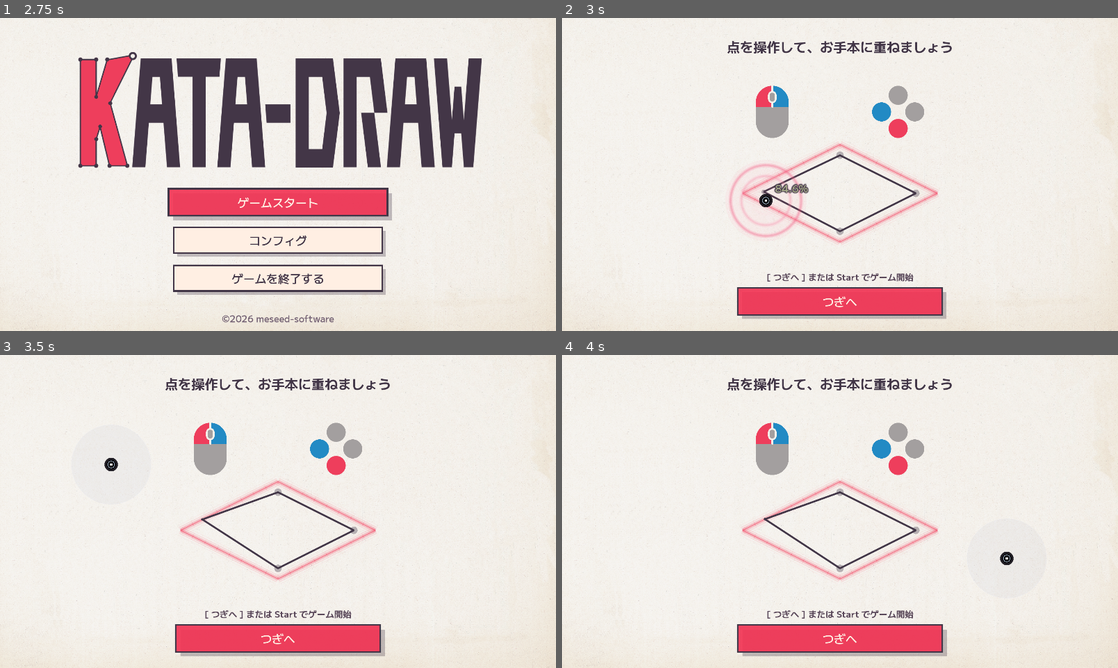
Above: before the commit, frames 1-4 (two rows, left to right).
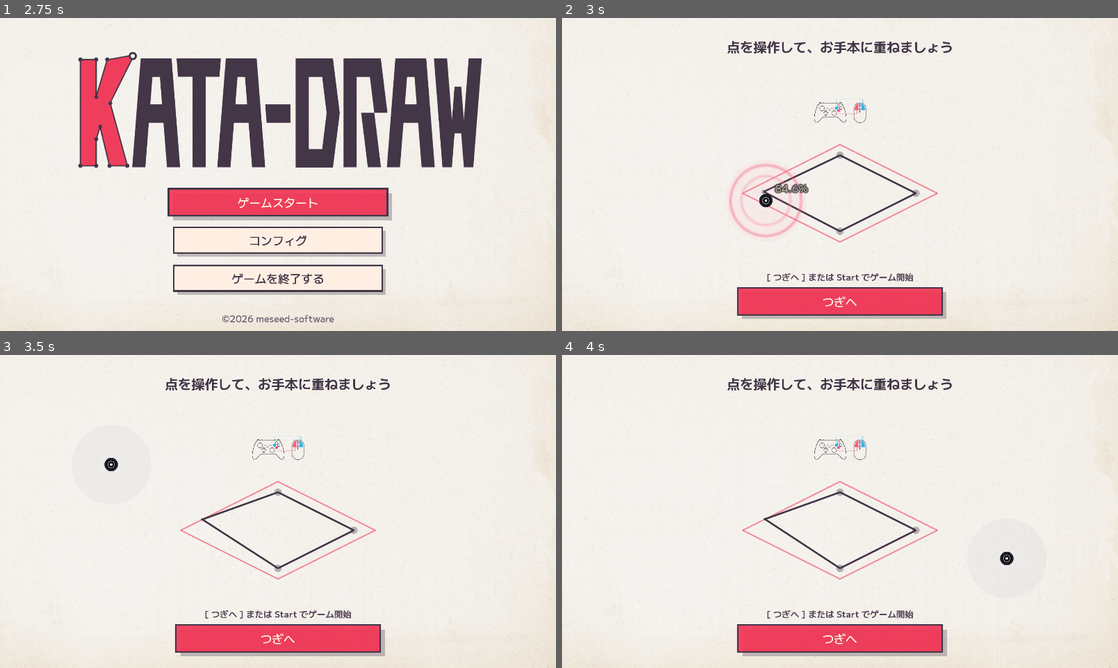
Above: after the commit, the same moments.

Repository: mogurer/Katadraw
Game: Godot game, scene res://scenes/game.tscn
Two runs of this game, one before a commit and one after it. Both use one fixed random seed, a clock stepped at 60 frames per second and the inputs below.
Inputs (mouse positions are in pixels of both pictures, inside the frame that each line leads up to):
- Up to frame 1 (2.75 s): tap Enter at 0.5, 0.6 s; move the mouse to (400, 158) at 0.52 s; hold Right 0.53-1.25 s; click (400, 158) at 0.67 s; tap Space at 0.77 s; drag from (166, 190) to (250, 237) at 1.27 s; move the mouse to (333, 105) at 2.02 s; hold Right from 2.03 s (still down); tap Z at 2.1 s; click (333, 105) at 2.17 s
- Up to frame 2 (3 s): release Right at 2.75 s; tap Space at 2.75 s; drag from (812, 237) to (673, 127) at 2.77 s
- Up to frame 3 (3.5 s): no input
- Up to frame 4 (4 s): move the mouse to (1006, 558) at 3.52 s; hold Left from 3.53 s (still down); tap Backspace at 3.6 s; click (1006, 558) at 3.67 s; tap Space at 3.77 s

Frame 1 is identical in both runs. In frame 2, 2.2% of the frame differs, in the area x 32-68%, y 21-73%; in frame 3, 2.3%; in frame 4, 2.3%.

Commit message:
BGMシームレス再生

Diff:
--- a/project.godot
+++ b/project.godot
@@ -18,6 +18,10 @@
 config/icon="res://assets/icons/icon.svg"
 config/windows_native_icon="res://assets/icons/kataicon256.ico"
 
+[autoload]
+
+BGMManager="*res://scripts/bgm/BGMManager.gd"
+
 [display]
 
 window/size/viewport_width=1920
--- /dev/null
+++ b/scripts/bgm/BGMManager.gd
@@ -0,0 +1,161 @@
+# BGMManager — AutoLoad singleton for BGM playback control.
+#
+# --- AutoLoad 登録手順 ---
+# 1. Godot エディタのメニューから Project > Project Settings を開く
+# 2. 「AutoLoad」タブを選択
+# 3. Path 欄に res://scripts/bgm/BGMManager.gd を入力
+# 4. Node Name 欄を「BGMManager」に設定
+# 5. 「Add」ボタンをクリック
+# 以後、どのシーン/スクリプトからも BGMManager.xxx() で呼び出せる。
+# -------------------------
+
+extends Node
+
+# ---------- Public state ----------
+
+## Current match accuracy, 0.0–1.0. Update via set_match_rate().
+var match_rate: float = 0.0
+
+# ---------- Private state ----------
+
+var _demo_reached: bool = false
+var _all_cleared: bool = false   # BGMSequencer 再実装
+var _no_input_time: float = 0.0  # BGMSequencer 再実装
+
+var _ingame_active: bool = false
+
+var _sequencer: BGMSequencer
+var _players: Array[AudioStreamPlayer] = []
+var _active_player: int = 0         # index of the currently playing player (0 or 1)
+var _streams: Dictionary = {}       # path → AudioStream, preloaded at startup
+
+var _muted: bool = false
+var _volume_offset_db: float = 0.0
+const _BASE_VOLUME_DB: float = -16.5
+
+
+func _ready() -> void:
+	_sequencer = BGMSequencer.new()
+	# BGMSequencer 再実装: PHASE_JOIN 遷移時に _ingame_active を true にする
+	_sequencer.join_started.connect(func(): _ingame_active = true)
+
+	# Preload all segment streams so _on_finished → play is essentially hitless.
+	for path: String in BGMSequencer.PATHS.values():
+		_streams[path] = load(path)
+
+	# Two AudioStreamPlayers used alternately for seamless segment chaining.
+	for i: int in 2:
+		var p := AudioStreamPlayer.new()
+		add_child(p)
+		p.finished.connect(_on_player_finished.bind(i))
+		_players.append(p)
+
+
+func _process(delta: float) -> void:
+	# BGMSequencer 再実装: タイトル中（_ingame_active == false）のみ no_input_time を加算
+	if not _ingame_active:
+		_no_input_time += delta
+
+
+# ---------- Public API ----------
+
+## Update match accuracy. Clamped to [0.0, 1.0].
+func set_match_rate(v: float) -> void:
+	match_rate = clampf(v, 0.0, 1.0)
+
+
+## Notify whether the demo screen has been reached.
+## Affects transitions out of PHASE_00 and PHASE_JOIN_LONG.
+func set_demo_reached(value: bool = true) -> void:
+	_demo_reached = value
+
+
+## Notify that all stages have been cleared.  # BGMSequencer 再実装
+func set_all_cleared(value: bool = true) -> void:
+	_all_cleared = value
+
+
+## Notify of user input on the title screen; resets the no_input_time counter.
+## BGMSequencer 再実装
+func notify_input() -> void:
+	_no_input_time = 0.0
+
+
+## Start playback from the very beginning of the title flow (KATADRAW_00).
+func play_title() -> void:
+	_stop_all()
+	_ingame_active = false
+	_active_player = 0
+	_play_on_active(_sequencer.start_title())
+
+
+## Start the ingame flow (plays KATADRAW_Join).
+## No-op when ingame is already active — prevents interrupting ongoing BGM.
+func play_ingame() -> void:
+	if _ingame_active:
+		return  # インゲーム進行中は割り込み禁止
+	_stop_all()
+	_active_player = 0
+	# start_ingame() emits join_started → lambda sets _ingame_active = true.
+	_play_on_active(_sequencer.start_ingame())
+
+
+## Stop all playback immediately.
+func stop() -> void:
+	_stop_all()
+	_ingame_active = false
+
+
+## Mute or unmute BGM (mirrors BGM_TEMPORARILY_SILENT in game.gd).
+func set_mute(muted: bool) -> void:
+	_muted = muted
+	_sync_volume()
+
+
+## Set volume offset in dB (derived from bgm_volume level in game.gd).
+func set_volume_db(offset_db: float) -> void:
+	_volume_offset_db = offset_db
+	_sync_volume()
+
+
+# ---------- Private helpers ----------
+
+func _on_player_finished(player_index: int) -> void:
+	# Ignore stale callbacks from the idle player.
+	if player_index != _active_player:
+		return
+
+	# BGMSequencer 再実装: 新しい引数セットで advance を呼ぶ
+	var next: String = _sequencer.advance(
+			match_rate,
+			_demo_reached,
+			_all_cleared,
+			_no_input_time)
+	if next.is_empty():
+		return
+
+	# Switch to the other player and start the next segment.
+	_active_player = 1 - _active_player
+	_play_on_active(next)
+
+
+func _play_on_active(path: String) -> void:
+	var stream: AudioStream = _streams.get(path)
+	if stream == null:
+		push_error("BGMManager: stream not found for path '%s'" % path)
+		return
+	var p := _players[_active_player]
+	p.stream = stream
+	p.volume_db = -80.0 if _muted else _BASE_VOLUME_DB + _volume_offset_db
+	p.play()
+
+
+func _stop_all() -> void:
+	for p: AudioStreamPlayer in _players:
+		p.stop()
+
+
+func _sync_volume() -> void:
+	var db: float = -80.0 if _muted else _BASE_VOLUME_DB + _volume_offset_db
+	for p: AudioStreamPlayer in _players:
+		p.volume_db = db
--- /dev/null
+++ b/scripts/bgm/BGMSequencer.gd
@@ -0,0 +1,136 @@
+class_name BGMSequencer
+extends RefCounted
+
+# BGMSequencer 再実装
+
+## Emitted whenever the BGM transitions to PHASE_JOIN.
+## BGMManager uses this to set _ingame_active = true.
+signal join_started
+
+const PATHS: Dictionary = {
+	"00":        "res://assets/sounds/KATADRAW_00.ogg",
+	"join":      "res://assets/sounds/KATADRAW_Join.ogg",
+	"join_long": "res://assets/sounds/KATADRAW_JoinLong.ogg",
+	"t_aaaa":    "res://assets/sounds/KATADRAW_TitleAAAA.ogg",
+	"t_aaaabb":  "res://assets/sounds/KATADRAW_TitleAAAABB.ogg",
+	"t_ab":      "res://assets/sounds/KATADRAW_TitleAB.ogg",
+	"t_bbbb":    "res://assets/sounds/KATADRAW_TitleBBBB.ogg",
+	"t_end":     "res://assets/sounds/KATADRAW_TitleEnd.ogg",
+}
+
+enum Phase {
+	PHASE_00,
+	PHASE_JOIN,
+	PHASE_JOIN_LONG,
+	PHASE_TITLE_AAAA,
+	PHASE_TITLE_AAAABB,
+	PHASE_TITLE_AB,
+	PHASE_TITLE_BBBB,
+	PHASE_TITLE_END,
+}
+
+var _phase: Phase = Phase.PHASE_00
+
+
+## Reset to the title flow start (KATADRAW_00).
+func start_title() -> String:
+	_phase = Phase.PHASE_00
+	return PATHS["00"]
+
+
+## Jump directly to PHASE_JOIN and emit join_started.
+func start_ingame() -> String:
+	return _transition(Phase.PHASE_JOIN)
+
+
+## Determine next segment from the current phase and game state.
+## Conditions within each phase are evaluated top to bottom.
+func advance(
+		match_rate: float,
+		demo_reached: bool,
+		all_cleared: bool,
+		no_input_time: float) -> String:
+
+	match _phase:
+		Phase.PHASE_00:
+			if no_input_time >= 10.0:
+				return _transition(Phase.PHASE_TITLE_AAAA)
+			elif not demo_reached:
+				return _transition(Phase.PHASE_TITLE_AAAABB)
+			else:
+				return _transition(Phase.PHASE_TITLE_AB)
+
+		Phase.PHASE_TITLE_END:
+			if not all_cleared:
+				return _transition(Phase.PHASE_JOIN)
+			else:
+				return _transition(Phase.PHASE_JOIN_LONG)
+
+		Phase.PHASE_TITLE_AB:
+			if not all_cleared:
+				return _transition(Phase.PHASE_JOIN)
+			else:
+				# all_cleared 時は TitleEnd を経由してから JoinLong へ
+				return _transition(Phase.PHASE_TITLE_END)
+
+		Phase.PHASE_JOIN:
+			if match_rate > 0.9:
+				return _transition(Phase.PHASE_TITLE_AB)
+			elif match_rate > 0.5:
+				return _transition(Phase.PHASE_TITLE_AAAABB)
+			else:
+				return _transition(Phase.PHASE_TITLE_AAAA)
+
+		Phase.PHASE_JOIN_LONG:
+			if no_input_time >= 10.0:
+				return _transition(Phase.PHASE_TITLE_AAAA)
+			elif not demo_reached:
+				return _transition(Phase.PHASE_TITLE_AAAABB)
+			else:
+				return _transition(Phase.PHASE_TITLE_AB)
+
+		Phase.PHASE_TITLE_AAAA:
+			if match_rate > 0.9:
+				return _transition(Phase.PHASE_TITLE_AB)
+			elif match_rate > 0.5:
+				return _transition(Phase.PHASE_TITLE_AAAABB)
+			else:
+				return _transition(Phase.PHASE_TITLE_AAAA)   # loop
+
+		Phase.PHASE_TITLE_AAAABB:
+			if match_rate > 0.9:
+				return _transition(Phase.PHASE_TITLE_END)
+			else:
+				return _transition(Phase.PHASE_TITLE_BBBB)
+
+		Phase.PHASE_TITLE_BBBB:
+			if match_rate > 0.9:
+				return _transition(Phase.PHASE_TITLE_END)
+			else:
+				return _transition(Phase.PHASE_TITLE_BBBB)   # loop
+
+	push_error("BGMSequencer: unhandled phase %d" % _phase)
+	return ""
+
+
+# --- Private helpers ---
+
+func _transition(new_phase: Phase) -> String:
+	_phase = new_phase
+	if new_phase == Phase.PHASE_JOIN:
+		join_started.emit()
+	return _phase_to_path(new_phase)
+
+
+func _phase_to_path(phase: Phase) -> String:
+	match phase:
+		Phase.PHASE_00:           return PATHS["00"]
+		Phase.PHASE_JOIN:         return PATHS["join"]
+		Phase.PHASE_JOIN_LONG:    return PATHS["join_long"]
+		Phase.PHASE_TITLE_AAAA:   return PATHS["t_aaaa"]
+		Phase.PHASE_TITLE_AAAABB: return PATHS["t_aaaabb"]
+		Phase.PHASE_TITLE_AB:     return PATHS["t_ab"]
+		Phase.PHASE_TITLE_BBBB:   return PATHS["t_bbbb"]
+		Phase.PHASE_TITLE_END:    return PATHS["t_end"]
+	push_error("BGMSequencer: unknown phase %d" % phase)
+	return ""
--- a/scripts/game.gd
+++ b/scripts/game.gd
@@ -23,7 +23,6 @@
 const IDEAL_CIRCLE_COLOR := Color(0.95, 0.19, 0.32, 0.55)
 const IDEAL_STAR_COLOR := Color(0.75, 0.15, 0.25, 0.60)
 const GUIDE_COLOR := Color(0.95, 0.19, 0.32, 0.75)
-const GUIDE_STAR_COLOR := Color(0.75, 0.15, 0.25, 0.75)
 const SELECT_RECT_COLOR := Color(0.95, 0.19, 0.32, 0.25)
 const SELECT_RECT_BORDER := Color(0.95, 0.19, 0.32, 0.60)
 const RULES_DEMO_POINTS := 4
@@ -455,11 +454,8 @@
 var title_start_time: float = 0.0
 
 # --- Audio ---
-# 一時: BGM を聞こえないようにする。通常に戻すときは false にして _apply_bgm_volume() の通常分岐を有効にする。
+# BGMManager に移行: 一時消音は BGMManager.set_mute() で対応
 const BGM_TEMPORARILY_SILENT := false
-var bgm_title: AudioStreamPlayer
-var bgm_game: AudioStreamPlayer
-var bgm_result: AudioStreamPlayer
 var sfx_count: AudioStreamPlayer
 var sfx_clear: AudioStreamPlayer
 var sfx_on: AudioStreamPlayer
@@ -679,30 +675,7 @@
 # =============================================================================
 
 func _setup_audio() -> void:
-	bgm_title = AudioStreamPlayer.new()
-	bgm_title.stream = _load_audio("res://assets/sounds/bgm_katadraw_main_theme.mp3")
-	bgm_title.volume_db = -22.5
-	bgm_title.autoplay = false
-	if bgm_title.stream is AudioStreamMP3:
-		bgm_title.stream.loop = true
-	add_child(bgm_title)
-
-	bgm_game = AudioStreamPlayer.new()
-	bgm_game.stream = _load_audio("res://assets/sounds/bgm_katadraw_playing01.mp3")
-	bgm_game.volume_db = -16.5
-	bgm_game.autoplay = false
-	if bgm_game.stream is AudioStreamMP3:
-		bgm_game.stream.loop = true
-	add_child(bgm_game)
-
-	bgm_result = AudioStreamPlayer.new()
-	bgm_result.stream = _load_audio("res://assets/sounds/bgm_katadraw_result.mp3")
-	bgm_result.volume_db = -16.5
-	bgm_result.autoplay = false
-	if bgm_result.stream is AudioStreamMP3:
-		bgm_result.stream.loop = true
-	add_child(bgm_result)
-
+	# BGMManager に移行: bgm_title / bgm_game / bgm_result は BGMManager が管理
 	sfx_count = AudioStreamPlayer.new()
 	sfx_count.stream = _load_audio("res://assets/sounds/se_count.wav")
 	sfx_count.volume_db = -14.5
@@ -772,18 +745,9 @@
 	_apply_se_volume()
 
 
-func _play_bgm(player: AudioStreamPlayer) -> void:
-	if player and player.stream and not player.playing:
-		player.play()
-
-func _stop_bgm(player: AudioStreamPlayer) -> void:
-	if player and player.playing:
-		player.stop()
-
-
-## タイトル画面では常にタイトルBGMを鳴らす。
+## タイトル画面では常にタイトルBGMを鳴らす。BGMManager に移行
 func _apply_title_bgm_for_debug_mode() -> void:
-	_play_bgm(bgm_title)
+	BGMManager.play_title()  # BGMManager に移行
 
 
 func _play_sfx(player: AudioStreamPlayer) -> void:
@@ -989,6 +953,7 @@
 func _calculate_metrics() -> void:
 	stage_manager.calculate_metrics(point_positions)
 	_sync_stage_vars()
+	BGMManager.set_match_rate(current_circularity / 100.0)  # BGMManager に移行
 
 
 func _point_accuracy_alpha(idx: int) -> float:
@@ -1024,6 +989,7 @@
 		ui_renderer.spawn_particles(current_centroid)
 		_play_sfx(sfx_clear)
 		_play_sfx(sfx_stageclear)
+		BGMManager.set_match_rate(1.0)  # BGMSequencer 再実装: クリアは match_rate 1.0 で表現
 
 
 func _force_clear_for_debug() -> void:
@@ -1039,6 +1005,7 @@
 	ui_renderer.spawn_particles(current_centroid)
 	_play_sfx(sfx_clear)
 	_play_sfx(sfx_stageclear)
+	BGMManager.set_match_rate(1.0)  # BGMSequencer 再実装: クリアは match_rate 1.0 で表現
 
 
 # =============================================================================
@@ -1328,6 +1295,7 @@
 		return
 
 	if game_state == "title":
+		BGMManager.notify_input()  # BGMSequencer 再実装: タイトル操作で no_input_time をリセット
 		if event is InputEventKey and event.pressed and not event.echo and event.keycode == KEY_F2 and _debug_tools_enabled():
 			_enter_stage_debug_screen()
 		elif event is InputEventKey and event.pressed and not event.echo and event.keycode == KEY_S and _debug_tools_enabled():
@@ -1404,7 +1372,7 @@
 				return
 			if _hit_results_button(event.position):
 				ui_renderer.set_btn_press_with_callback(tr("RESULT_BTN_NEXT"), func():
-					_stop_bgm(bgm_result)
+					BGMManager.stop()  # BGMManager に移行
 					_return_to_title_or_stage_debug_from_test()
 					queue_redraw()
 				)
@@ -1419,7 +1387,7 @@
 				_open_twitter_post()
 			else:
 				ui_renderer.set_btn_press_with_callback(tr("RESULT_BTN_NEXT"), func():
-					_stop_bgm(bgm_result)
+					BGMManager.stop()  # BGMManager に移行
 					_return_to_title_or_stage_debug_from_test()
 					queue_redraw()
 				)
@@ -1430,14 +1398,14 @@
 		if stage_session.debug_test_mode:
 			if is_confirm_key or is_confirm_pad:
 				ui_renderer.set_btn_press_with_callback(tr("BTN_NEXT"), func():
-					_stop_bgm(bgm_game)
+					BGMManager.stop()  # BGMManager に移行
 					_return_to_title_or_stage_debug_from_test()
 					queue_redraw()
 				, false)
 				queue_redraw()
 			elif is_confirm_click and _hit_cleared_button(event.position):
 				ui_renderer.set_btn_press_with_callback(tr("BTN_NEXT"), func():
-					_stop_bgm(bgm_game)
+					BGMManager.stop()  # BGMManager に移行
 					_return_to_title_or_stage_debug_from_test()
 					queue_redraw()
 				, false)
@@ -1854,17 +1822,9 @@
 
 
 func _apply_bgm_volume() -> void:
-	if BGM_TEMPORARILY_SILENT:
-		bgm_title.volume_db = -80.0
-		bgm_game.volume_db = -80.0
-		bgm_result.volume_db = -80.0
-		return
-	# レベル5を基準(0dB補正)とし、0=ミュート, 10=最大
-	# BGM基準音量: title=-22.5, game/result=-16.5
-	var offset_db: float = _volume_offset_db(bgm_volume)
-	bgm_title.volume_db = -16.5 + offset_db
-	bgm_game.volume_db = -16.5 + offset_db
-	bgm_result.volume_db = -16.5 + offset_db
+	# BGMManager に移行: 音量・ミュート設定を BGMManager に転送
+	BGMManager.set_mute(BGM_TEMPORARILY_SILENT)
+	BGMManager.set_volume_db(_volume_offset_db(bgm_volume))
 
 
 func _apply_se_volume() -> void:
@@ -1896,6 +1856,7 @@
 func _enter_rules() -> void:
 	game_state = "rules"
 	rules_focus_button = false
+	BGMManager.set_demo_reached()  # BGMManager に移行: デモ画面到達を通知
 	var vp: Vector2 = get_viewport_rect().size
 	rules_demo_center = Vector2(vp.x * 0.5, vp.y * RULES_DEMO_CENTER_Y_FRAC)
 	rules_demo_radius = minf(vp.x, vp.y) * 0.03
@@ -2282,7 +2243,7 @@
 				pause_active = false
 				pause_confirm_title = false
 				pause_retry_elapsed = -1.0
-				_stop_bgm(bgm_game)
+				BGMManager.stop()  # BGMManager に移行
 				_play_sfx(sfx_window_close)
 				_return_to_title_or_stage_debug_from_test()
 			else:  # いいえ
@@ -2308,7 +2269,7 @@
 func _start_game() -> void:
 	stage_session.clear_debug_test()
 	input_recorder = null
-	_stop_bgm(bgm_title)
+	BGMManager.stop()  # BGMManager に移行
 	stage_session.clear_results()
 	pause_retry_elapsed = -1.0
 	_start_stage(0)
@@ -2318,9 +2279,8 @@
 	if current_stage < GameConfig.get_max_stage_index():
 		_start_stage(current_stage + 1)
 	else:
-		_stop_bgm(bgm_game)
+		BGMManager.set_all_cleared()  # BGMSequencer 再実装: 全ステージクリアを通知
 		game_state = "results"
-		_play_bgm(bgm_result)
 		queue_redraw()
 
 
@@ -2340,9 +2300,8 @@
 		return
 	const SLOT_COUNT: int = 10
 	stage_session.fill_dummy_results(SLOT_COUNT)
-	_stop_bgm(bgm_title)
+	BGMManager.stop()  # BGMManager に移行
 	game_state = "results"
-	_play_bgm(bgm_result)
 	queue_redraw()
 
 
@@ -2363,14 +2322,14 @@
 		game_state = "title"
 	title_start_time = Time.get_ticks_msec() / 1000.0
 	if back_to_stage_debug:
-		_stop_bgm(bgm_title)
+		BGMManager.stop()  # BGMManager に移行
 	else:
 		_apply_title_bgm_for_debug_mode()
 
 
 func _enter_stage_debug_screen() -> void:
 	debug_mode = true
-	_stop_bgm(bgm_title)
+	BGMManager.stop()  # BGMManager に移行
 	stage_debug_state.reset_for_screen(_debug_tools_enabled(), STAGE_DEBUG_FIELD_KEYS)
 	game_state = "stage_debug"
 	_stage_debug_sync_ime_for_field_focus()
@@ -3982,7 +3941,7 @@
 				pause_retry_elapsed = -1.0
 			else:
 				start_time = Time.get_ticks_msec() / 1000.0 + ui_renderer.STAGE_INTRO_DURATION
-			_play_bgm(bgm_game)
+			BGMManager.play_ingame()  # BGMManager に移行
 		queue_redraw()
 
 	elif game_state == "playing":
--- a/scripts/stage_renderer.gd
+++ b/scripts/stage_renderer.gd
@@ -70,15 +70,9 @@
 func draw_guide_shape(alpha: float, width_scale: float = 1.0) -> void:
 	var width: float = 3.5 * width_scale
 	var loops: Array = _game.stage_manager.get_fixed_guide_loops_world()
-	match _game.stage_type:
-		"star", "heptagram", "heptagram_silhouette":
-			var col_star := Color(_game.GUIDE_STAR_COLOR.r, _game.GUIDE_STAR_COLOR.g, _game.GUIDE_STAR_COLOR.b, _game.GUIDE_STAR_COLOR.a * alpha)
-			for loop in loops:
-				_draw_world_loop(loop as Array, col_star, width)
-		_:
-			var col := Color(_game.GUIDE_COLOR.r, _game.GUIDE_COLOR.g, _game.GUIDE_COLOR.b, _game.GUIDE_COLOR.a * alpha)
-			for loop in loops:
-				_draw_world_loop(loop as Array, col, width)
+	var col := Color(_game.GUIDE_COLOR.r, _game.GUIDE_COLOR.g, _game.GUIDE_COLOR.b, _game.GUIDE_COLOR.a * alpha)
+	for loop in loops:
+		_draw_world_loop(loop as Array, col, width)
 
 
 func draw_guide_shape_at(center: Vector2, alpha: float, width_scale: float = 1.0, size_scale: float = 1.0) -> void:
@@ -108,15 +102,15 @@
 			var base_ci: float = _game.guide_radius_val
 			_draw_ideal_points_outline(center + offset1, pts, base_ci * size_scale, _game.correspondence_rotation, col, width)
 		"star":
-			var col := Color(_game.GUIDE_STAR_COLOR.r, _game.GUIDE_STAR_COLOR.g, _game.GUIDE_STAR_COLOR.b, _game.GUIDE_STAR_COLOR.a * alpha)
+			var col_st := Color(_game.GUIDE_COLOR.r, _game.GUIDE_COLOR.g, _game.GUIDE_COLOR.b, _game.GUIDE_COLOR.a * alpha)
 			var pts: Array = _game.ideal_outline_points if _game.ideal_outline_points.size() > 0 else _game.ideal_points
 			var base_st: float = _game.guide_radius_val
-			_draw_ideal_points_outline(center + offset1, pts, base_st * size_scale, _game.correspondence_rotation, col, width)
+			_draw_ideal_points_outline(center + offset1, pts, base_st * size_scale, _game.correspondence_rotation, col_st, width)
 		"heptagram", "heptagram_silhouette":
-			var col := Color(_game.GUIDE_STAR_COLOR.r, _game.GUIDE_STAR_COLOR.g, _game.GUIDE_STAR_COLOR.b, _game.GUIDE_STAR_COLOR.a * alpha)
+			var col_hp := Color(_game.GUIDE_COLOR.r, _game.GUIDE_COLOR.g, _game.GUIDE_COLOR.b, _game.GUIDE_COLOR.a * alpha)
 			var pts: Array = _game.ideal_outline_points if _game.ideal_outline_points.size() > 0 else _game.ideal_points
 			var base_hp: float = _game.guide_radius_val
-			_draw_ideal_points_outline(center + offset1, pts, base_hp * size_scale, _game.correspondence_rotation, col, width)
+			_draw_ideal_points_outline(center + offset1, pts, base_hp * size_scale, _game.correspondence_rotation, col_hp, width)
 		"cat_face":
 			var col := Color(_game.GUIDE_COLOR.r, _game.GUIDE_COLOR.g, _game.GUIDE_COLOR.b, _game.GUIDE_COLOR.a * alpha)
 			var pts_cf: Array = _game.ideal_outline_points if _game.ideal_outline_points.size() > 0 else _game.ideal_points
@@ -142,40 +136,13 @@
 		return
 	var sm = _game.stage_manager
 	var width: float = 3.5
-	match _game.stage_type:
-		"star", "heptagram", "heptagram_silhouette":
-			var col_s := Color(_game.GUIDE_STAR_COLOR.r, _game.GUIDE_STAR_COLOR.g, _game.GUIDE_STAR_COLOR.b, _game.GUIDE_STAR_COLOR.a * alpha)
-			_draw_hud_polyline_world(sm.hud_guide_outline_world, col_s, width)
-		_:
-			var col_g := Color(_game.GUIDE_COLOR.r, _game.GUIDE_COLOR.g, _game.GUIDE_COLOR.b, _game.GUIDE_COLOR.a * alpha)
-			_draw_hud_polyline_world(sm.hud_guide_outline_world, col_g, width)
-
-
+	var col_g := Color(_game.GUIDE_COLOR.r, _game.GUIDE_COLOR.g, _game.GUIDE_COLOR.b, _game.GUIDE_COLOR.a * alpha)
+	_draw_hud_polyline_world(sm.hud_guide_outline_world, col_g, width)
+
+
+## HUD 固定ガイド: 1 パス・均一太さ。旧実装の多層オフセット重ね（ぼかし）は図形によって濃淡が付きやすいため廃止。
 func _draw_hud_polyline_world(verts: Array, color: Color, width: float) -> void:
-	if verts.size() < 2:
-		return
-	var n: int = verts.size()
-	var offsets: Array[float] = [0.0, 5.0, 11.0, 19.0]
-	var alphas: Array[float] = [1.0, 0.48, 0.22, 0.07]
-	for li in range(offsets.size()):
-		var off: float = offsets[li]
-		var am: float = alphas[li]
-		var w: float = width if li == 0 else width * (1.0 - li * 0.18)
-		var sides: Array = [0.0]
-		if off > 0.0:
-			sides = [-1.0, 1.0]
-		var line_c: Color = Color(color.r, color.g, color.b, color.a * am)
-		for side in sides:
-			var orth_mul: float = off * side
-			for i in range(n):
-				var a: Vector2 = verts[i] as Vector2
-				var b: Vector2 = verts[(i + 1) % n] as Vector2
-				var seg: Vector2 = b - a
-				var el: float = seg.length()
-				if el < 0.001:
-					continue
-				var orth: Vector2 = Vector2(-seg.y, seg.x) / el * orth_mul
-				_game.draw_line(a + orth, b + orth, line_c, w, true)
+	_draw_world_loop(verts, color, width)
 
 
 func get_object_count() -> int:
--- a/scripts/ui_renderer.gd
+++ b/scripts/ui_renderer.gd
@@ -111,7 +111,6 @@
 const _UI_ASSETS_DIR := "res://assets/UI/"
 # rules 画面: 上半分付近の左右配置。各画像の長辺 = min(画面) * この値
 const RULES_CTRL_IMAGES_SIZE_FRAC := 1.0 / 6.0
-const RULES_CTRL_IMAGES_GAP_FRAC := 0.15  # vp.x 比の隙間
 const RULES_CTRL_IMAGES_CENTER_Y_FRAC := 0.15  # 上半分の中央付近（+ _draw_rules の shift_down）
 # playing: 右下第4象限のやや右下。長辺 = min(画面) * この値
 const STAGE_CTRL_HINT_SIZE_FRAC := 1.0 / 8.0
@@ -1259,28 +1258,16 @@
 	_game.draw_texture_rect(tex, r, false, Color.WHITE)
 
 
-## rules（デモ）: 上半分中央に mouse（左）・controller_AX（右）
+## rules（デモ）: 上半分中央に操作デモ用の統合画像（Xbox コントローラ）
 func _draw_rules_demo_control_images(vp: Vector2, shift_down: float) -> void:
-	var tex_mouse: Texture2D = _get_ui_texture("mouse.png")
-	var tex_ax: Texture2D = _get_ui_texture("controller_AX.png")
-	if tex_mouse == null or tex_ax == null:
+	var tex: Texture2D = _get_ui_texture("demo_controller_xbox.png")
+	if tex == null:
 		return
 	var vmin: float = minf(vp.x, vp.y)
 	var max_side: float = vmin * RULES_CTRL_IMAGES_SIZE_FRAC
-	var gap: float = vp.x * RULES_CTRL_IMAGES_GAP_FRAC
-	var sm: Vector2 = tex_mouse.get_size()
-	var sa: Vector2 = tex_ax.get_size()
-	var scale_m: float = max_side / maxf(sm.x, sm.y)
-	var scale_a: float = max_side / maxf(sa.x, sa.y)
-	var wm: float = sm.x * scale_m
-	var wa: float = sa.x * scale_a
-	var total_w: float = wm + gap + wa
 	var cx: float = vp.x * 0.5
 	var cy: float = vp.y * RULES_CTRL_IMAGES_CENTER_Y_FRAC + shift_down
-	var left_c: Vector2 = Vector2(cx - total_w * 0.5 + wm * 0.5, cy)
-	var right_c: Vector2 = Vector2(cx + total_w * 0.5 - wa * 0.5, cy)
-	_draw_ui_texture_centered(tex_mouse, left_c, max_side)
-	_draw_ui_texture_centered(tex_ax, right_c, max_side)
+	_draw_ui_texture_centered(tex, Vector2(cx, cy), max_side)
 
 
 ## playing: ステージ種別ごとに右下でコントローラ画像を一定周期で切り替え
@@ -1500,7 +1487,7 @@
 	var title_c := Color(0.26, 0.21, 0.28)
 	_game.draw_string(_game.font_bold, Vector2(0, vp.y * 0.06 + shift_down - vp.y * 0.10), tr("RULES_MAIN"), HORIZONTAL_ALIGNMENT_CENTER, vp.x, 46, title_c)
 
-	# 操作デモ: 文言の代わりに mouse（左）・ controller_AX（右）を上半分中央に表示
+	# 操作デモ: 文言の代わりに demo_controller_xbox.png を上半分中央に表示
 	_draw_rules_demo_control_images(vp, shift_down)
 
 	# 本編と同じ HUD ガイド（物理の get_active_guide_loops と一致させるため shape_center で再計算）
Not shown, changed: export_presets.cfg
Not shown, added: scripts/bgm/BGMManager.gd.uid
Not shown, added: scripts/bgm/BGMSequencer.gd.uid
Not shown, added: assets/sounds/KATADRAW_00.ogg
Not shown, added: assets/sounds/KATADRAW_Join.ogg
Not shown, added: assets/sounds/KATADRAW_JoinLong.ogg
Not shown, added: assets/sounds/KATADRAW_TitleAAAA.ogg
Not shown, added: assets/sounds/KATADRAW_TitleAAAABB.ogg
Not shown, added: assets/sounds/KATADRAW_TitleAB.ogg
Not shown, added: assets/sounds/KATADRAW_TitleBBBB.ogg
Not shown, added: assets/sounds/KATADRAW_TitleEnd.ogg
Not shown, changed: assets/sounds/bgm_katadraw_main_theme.mp3
(and 1 more such lines)
